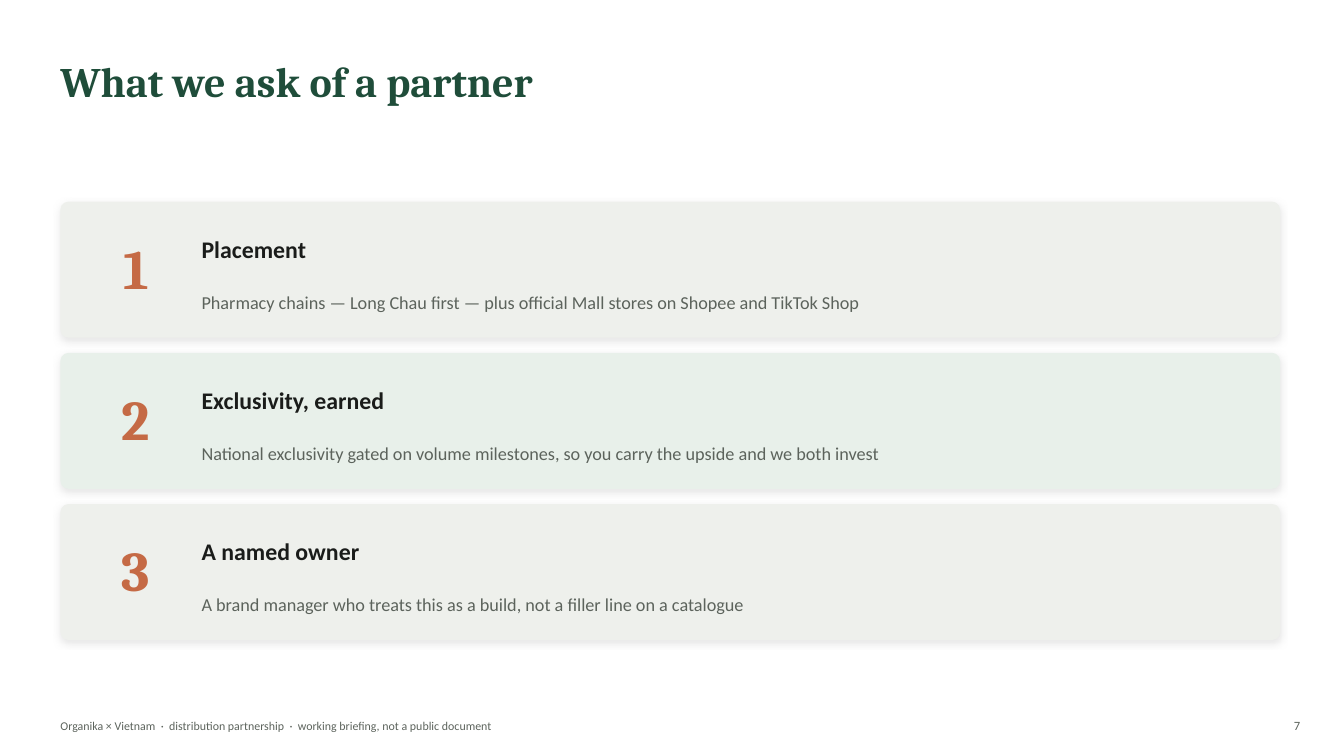
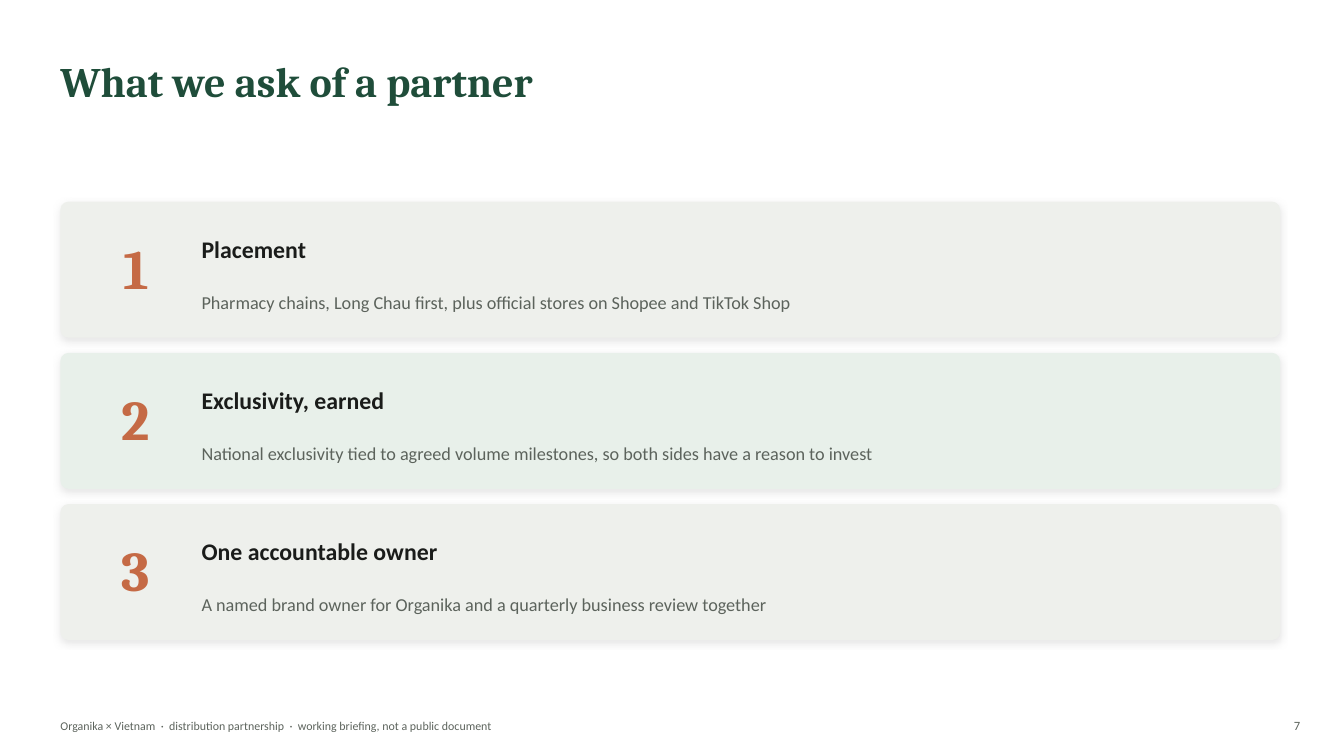
Before and after one commit to louisnto-cloud/my-first-project, a slide deck: slide 7 of vietnam-distributor-pitch.pptx. Drawn at 1344x756 pixels with LibreOffice and Linux fonts; fonts in the diff are those of the drawing. Boxes give left, top, right and bottom in pixels: in the first picture for what was removed or moved away, otherwise in the second. Text is boxed around its words. In the diff, an @@ line names an element or a change of style, - is before the commit and + after.

```diff
--- a/vietnam-distributor-pitch.pptx
+++ b/vietnam-distributor-pitch.pptx
@@ text at <box>202,296,790,312</box>: text changed @@
-Pharmacy chains — Long Chau first — plus official Mall stores on Shopee and TikTok Shop
+Pharmacy chains, Long Chau first, plus official stores on Shopee and TikTok Shop
@@ text at <box>202,447,872,463</box>: text changed @@
-National exclusivity gated on volume milestones, so you carry the upside and we both invest
+National exclusivity tied to agreed volume milestones, so both sides have a reason to invest
@@ text at <box>202,543,437,560</box>: text changed @@
-A named owner
+One accountable owner
@@ text at <box>202,598,766,614</box>: text changed @@
-A brand manager who treats this as a build, not a filler line on a catalogue
+A named brand owner for Organika and a quarterly business review together
```
Also in this commit, not shown: 9 other slides changed.
